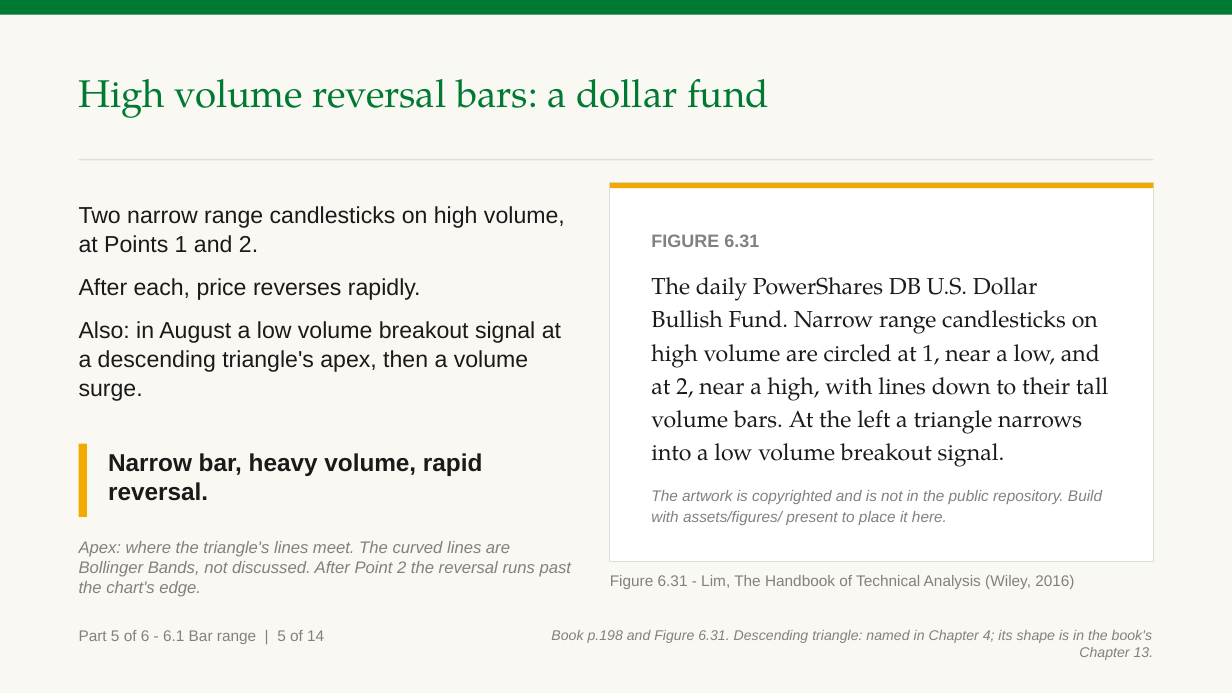
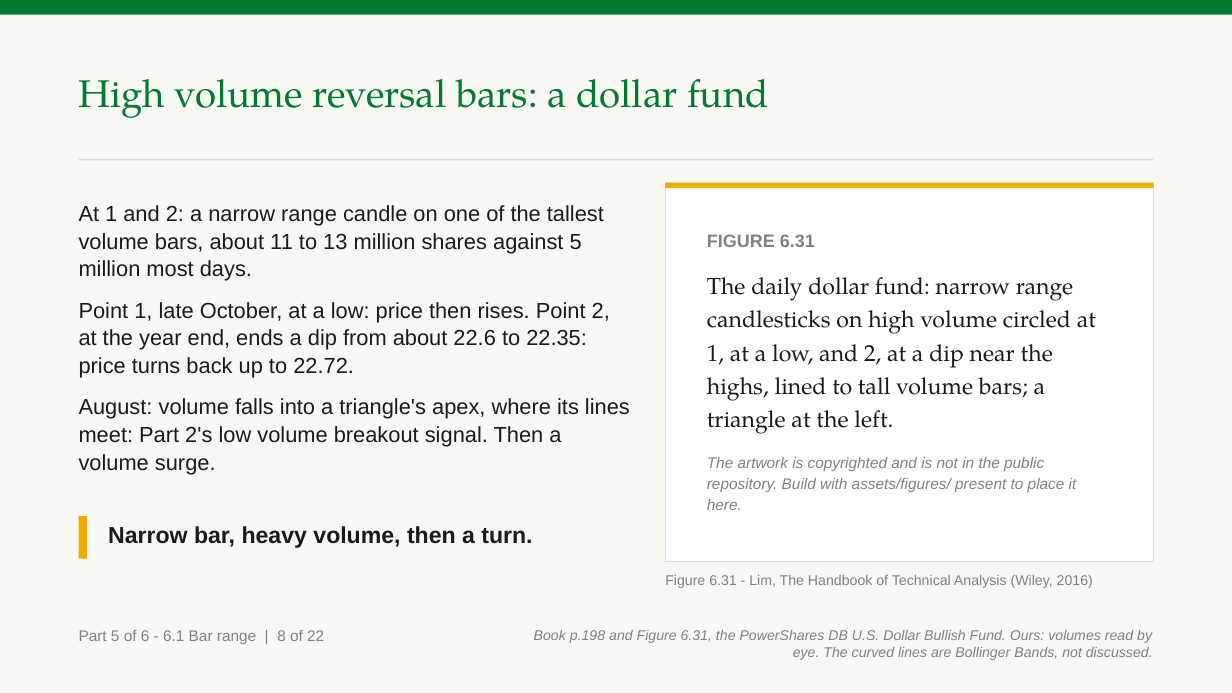
Before and after one commit to benjiesotelo-sudo/Telos_FIN1209, a slide deck: slide 121 of chapter-06/FIN1209-Chapter-06.pptx (slide 118 before the commit). Drawn at 1232x693 pixels with LibreOffice and Linux fonts; fonts in the diff are those of the drawing. Boxes give left, top, right and bottom in pixels: in the first picture for what was removed or moved away, otherwise in the second. Text is boxed around its words. In the diff, an @@ line names an element or a change of style, - is before the commit and + after.

```diff
--- a/chapter-06/FIN1209-Chapter-06.pptx
+++ b/chapter-06/FIN1209-Chapter-06.pptx
@@ text at box(79, 205, 630, 474): text changed; size 18 to 17 pt @@
-Two narrow range candlesticks on high volume, at Points 1 and 2.
-After each, price reverses rapidly.
-Also: in August a low volume breakout signal at a descending triangle's apex, then a volume surge.
+At 1 and 2: a narrow range candle on one of the tallest volume bars, about 11 to 13 million shares against 5 million most days.
+Point 1, late October, at a low: price then rises. Point 2, at the year end, ends a dip from about 22.6 to 22.35: price turns back up to 22.72.
+August: volume falls into a triangle's apex, where its lines meet: Part 2's low volume breakout signal. Then a volume surge.
@@ rectangle: place and size @@
-rectangle at box(610, 183, 1153, 562)
+rectangle at box(665, 183, 1153, 562)
@@ rectangle: place and size @@
-rectangle at box(610, 183, 1153, 189)
+rectangle at box(665, 183, 1153, 189)
@@ text "FIGURE 6.31": place and size @@
-text "FIGURE 6.31" at box(651, 277, 1109, 525)
+text "FIGURE 6.31" at box(707, 234, 1096, 510)
@@ text at box(707, 277, 1096, 434): text changed @@
-The daily PowerShares DB U.S. Dollar Bullish Fund. Narrow range candlesticks on high volume are circled at 1, near a low, and at 2, near a high, with lines down to their tall volume bars. At the left a triangle narrows into a low volume breakout signal.
+The daily dollar fund: narrow range candlesticks on high volume circled at 1, at a low, and 2, at a dip near the highs, lined to tall volume bars; a triangle at the left.
@@ rectangle: place and size @@
-rectangle at box(79, 444, 87, 517)
+rectangle at box(79, 517, 87, 559)
@@ text at box(108, 526, 532, 548): text changed; size 19 to 18 pt @@
-Narrow bar, heavy volume, rapid reversal.
+Narrow bar, heavy volume, then a turn.
@@ text removed at box(79, 541, 571, 597) @@
-Apex: where the triangle's lines meet. The curved lines are Bollinger Bands, not discussed. After Point 2 the reversal runs past the chart's edge.
@@ text "Figure 6.31 - Lim, The ...": place and size @@
-text "Figure 6.31 - Lim, The ..." at box(610, 575, 1074, 589)
+text "Figure 6.31 - Lim, The ..." at box(665, 575, 1093, 588)
@@ text "Figure 6.31 - Lim, The ..." at box(665, 575, 1093, 588): size 12 to 11 pt @@
@@ text at box(79, 630, 324, 644): text changed @@
-Part 5 of 6 - 6.1 Bar range | 5 of 14
+Part 5 of 6 - 6.1 Bar range | 8 of 22
@@ text at box(534, 630, 1153, 660): text changed @@
-Book p.198 and Figure 6.31. Descending triangle: named in Chapter 4; its shape is in the book's Chapter 13.
+Book p.198 and Figure 6.31, the PowerShares DB U.S. Dollar Bullish Fund. Ours: volumes read by eye. The curved lines are Bollinger Bands, not discussed.
```
Also in this commit, not shown: 13 other slides changed, 8 slides added, 2 other files.
